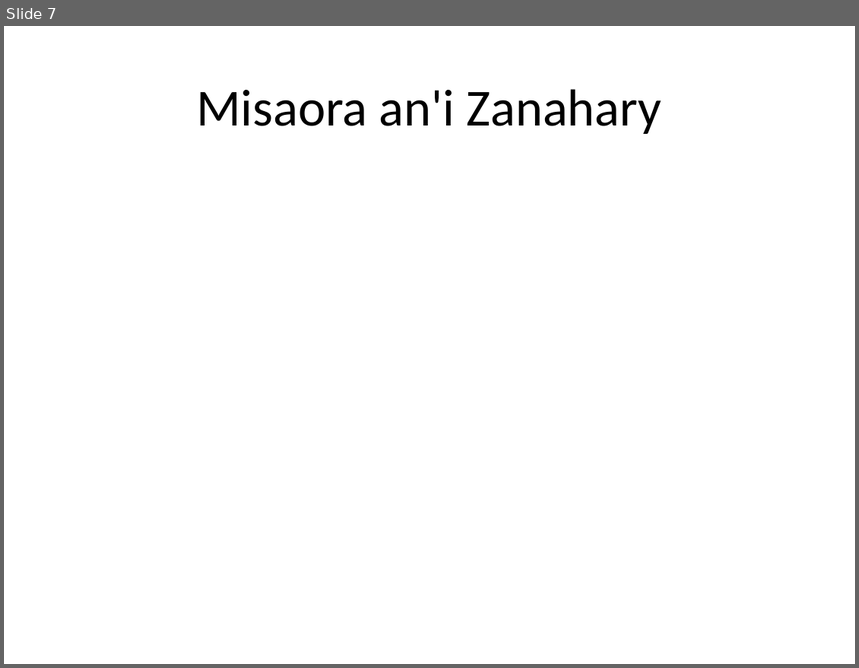
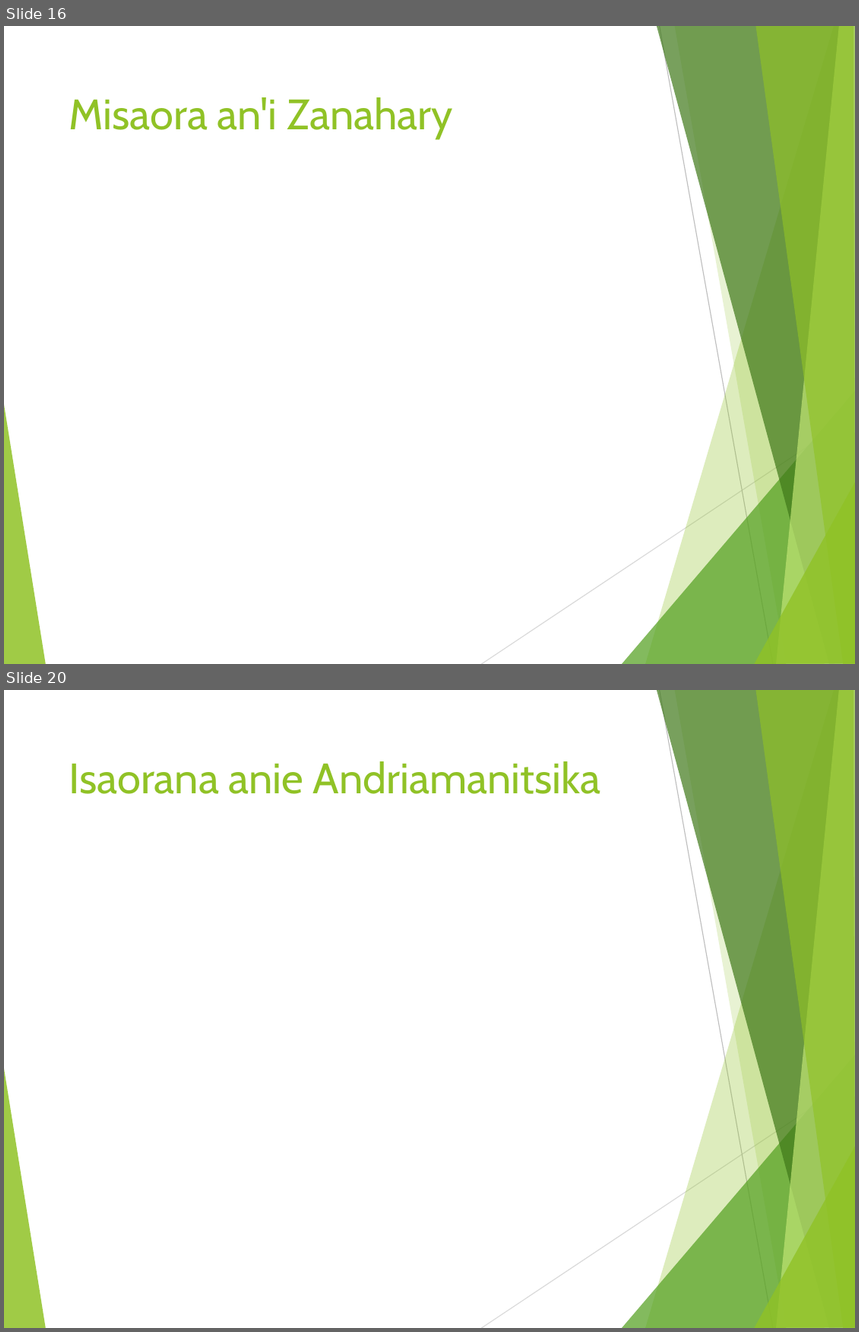
Before and after one commit to jojoX94/Powerpoint-cli--Python, a slide deck: chants.pptx. Shown one above the other, each under a label of ours: slide 7 before the commit, slides 16 and 20 after it; the slides between them are not shown. The pictures are 859x668 and 859x1332 pixels, drawn with LibreOffice and Linux fonts; fonts in the diff are those of the drawing. Boxes give left, top, right and bottom in pixels: in the first picture for what was removed or moved away, otherwise in the second. Text is boxed around its words. In the diff, an @@ line names an element or a change of style, - is before the commit and + after.

Commit message:
Apply default theme in powerpoint  to presentation

```diff
--- a/chants.pptx
+++ b/chants.pptx
@@ slide 20 added at [4, 690, 855, 1328], background #FFFFFF; not listed: 10 template elements that a slide beside it also shows @@
@@ title added at [69, 761, 601, 794], 36 pt, text #90C226 @@
+Isaorana anie Andriamanitsika
@@ what was slide 7 is now slide 16 @@
@@ slide 16 changed as well @@
@@ title "Misaora an'i Zanahary": place and size @@
-title "Misaora an'i Zanahary" at [196, 89, 662, 134]
+title "Misaora an'i Zanahary" at [69, 97, 453, 138]
@@ title "Misaora an'i Zanahary" at [69, 97, 453, 138]: size 44 to 36 pt, font Calibri to Cabin, text colour #000000 to #90C226; alignment centre to left; vertical alignment middle to top @@
@@ group added at [4, 26, 855, 664]: 8 freeform shapes, 2 lines @@
```
Also in this commit, not shown: 13 other slides changed, 22 other slides added, 3 other files.
